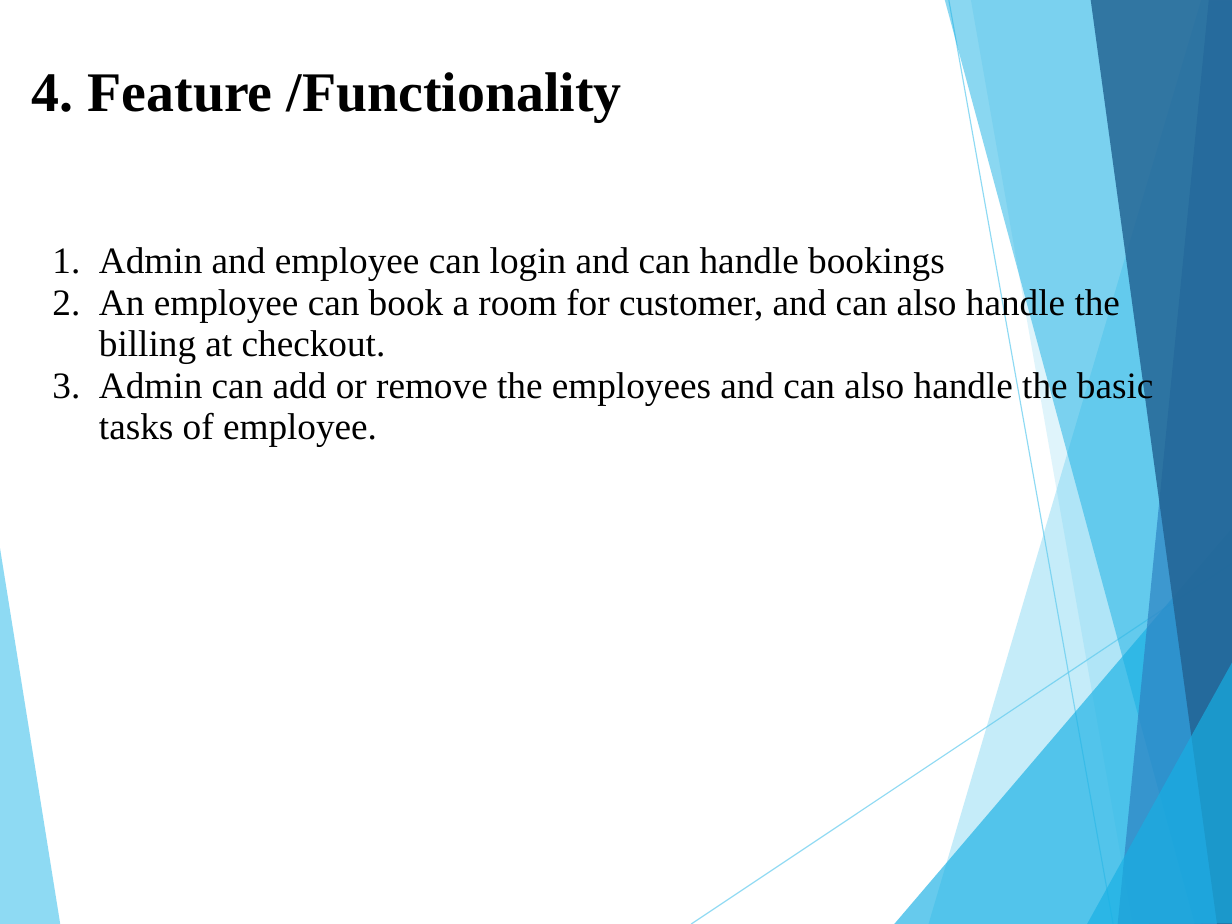
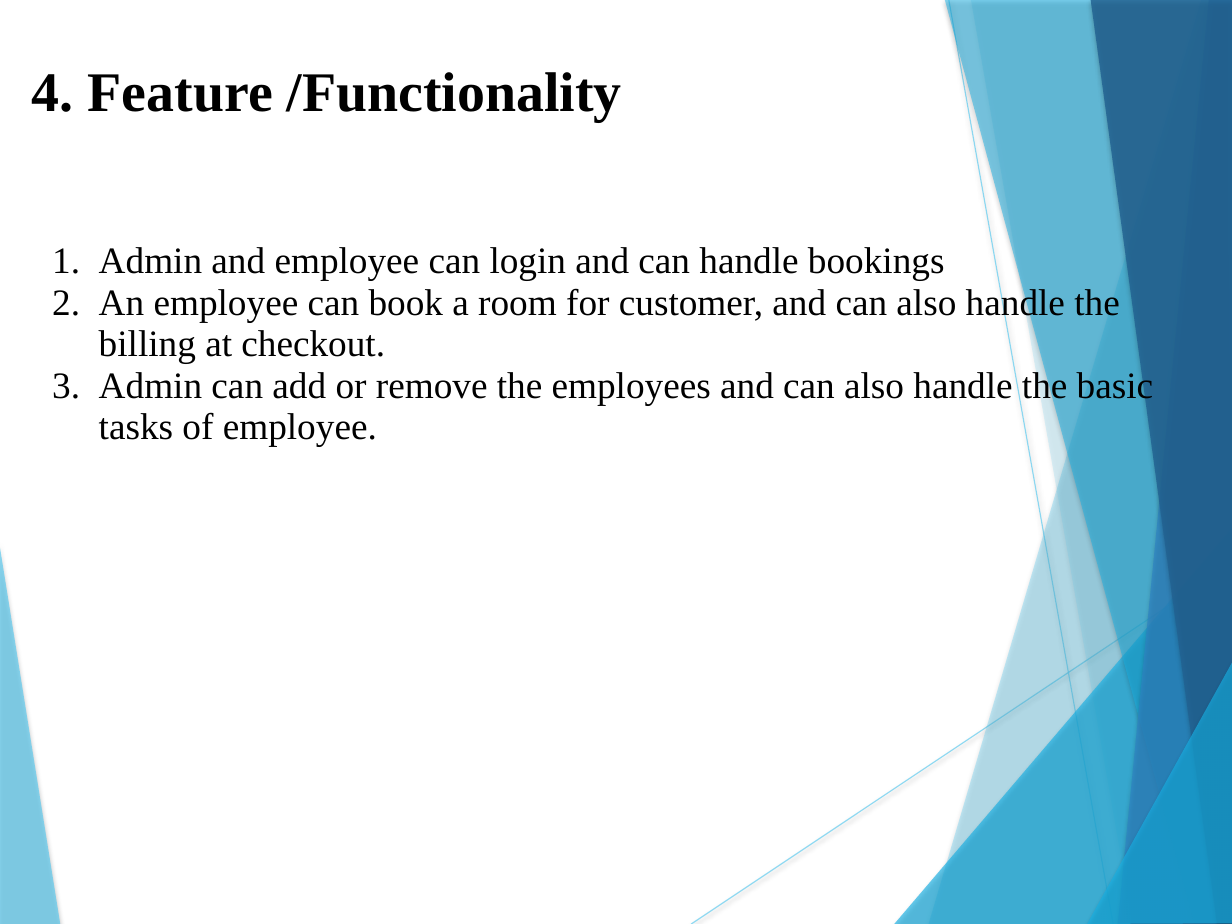
Before and after one commit to YadavGulshan/Hotel-Management-System, a slide deck: slide 6 of assets/Hotel management service.pptx. Drawn at 1232x924 pixels with LibreOffice and Linux fonts; fonts in the diff are those of the drawing. Boxes give left, top, right and bottom in pixels: in the first picture for what was removed or moved away, otherwise in the second. Text is boxed around its words. In the diff, an @@ line names an element or a change of style, - is before the commit and + after.

```diff
--- a/assets/Hotel management service.pptx
+++ b/assets/Hotel management service.pptx
@@ freeform shape at (894, 529, 1232, 924): shadow on; outline redrawn @@
@@ shadow on in 7 elements at (0, 541, 60, 924), (929, 0, 1232, 924), (972, 0, 1232, 924), (945, 0, 1232, 924), (1118, 0, 1232, 924), (1091, 0, 1232, 924), (1088, 660, 1232, 924) @@
```
Also in this commit, not shown: 10 other slides changed, 2 other files.
